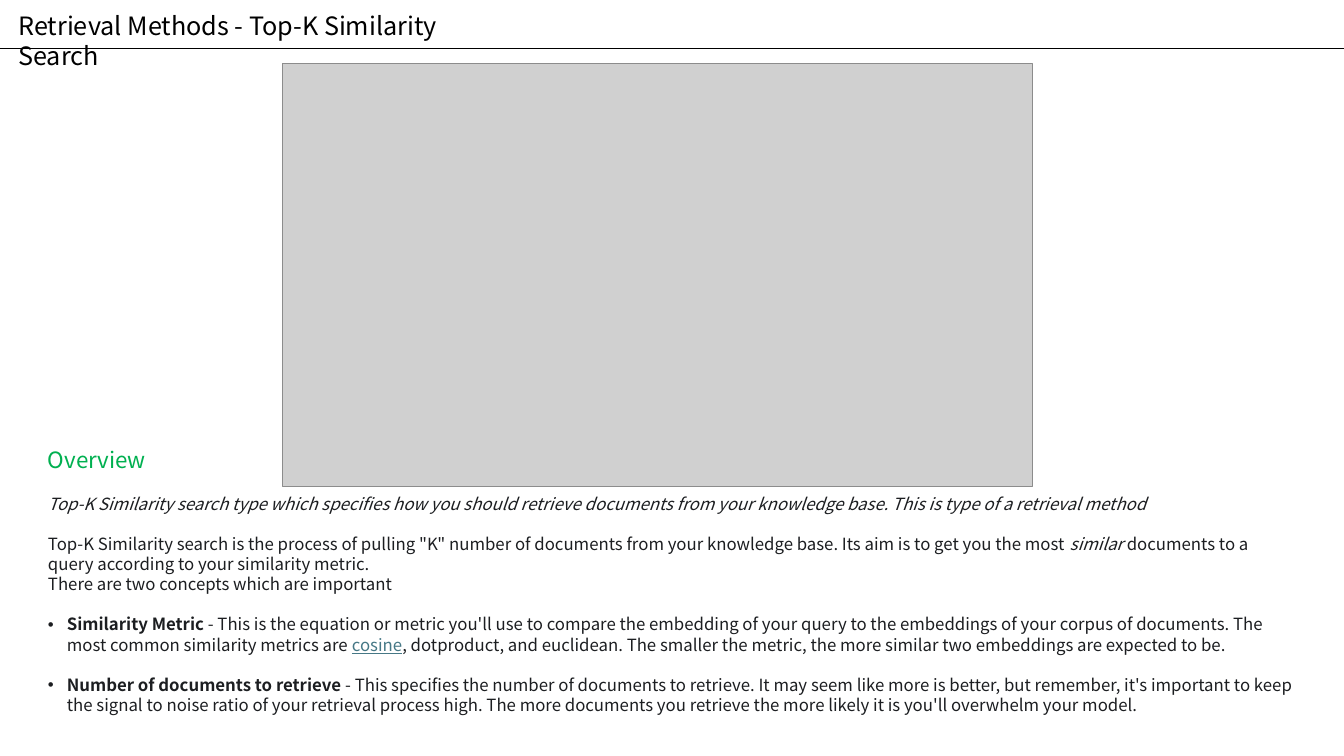
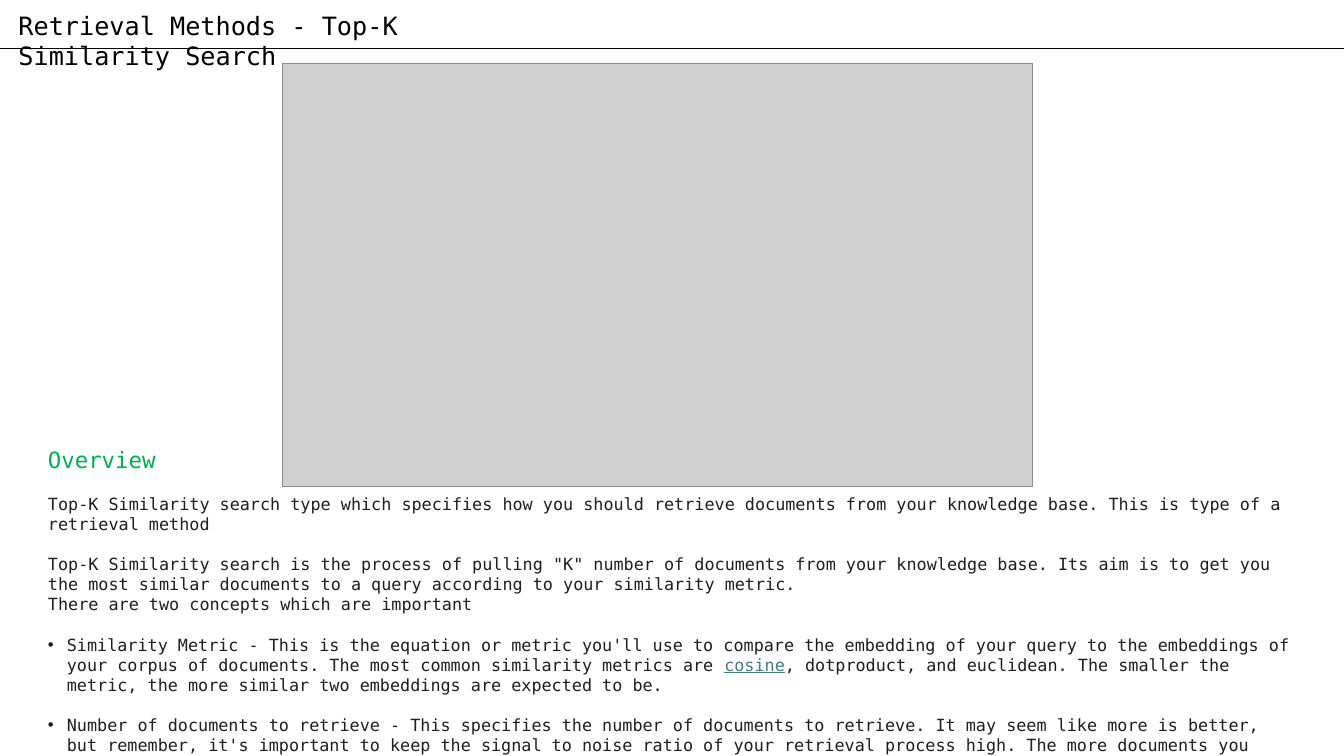
Before and after one commit to acho98/rag-playground, a slide deck: slide 12 of langchain/rag_playground.pptx. Drawn at 1344x756 pixels with LibreOffice and Linux fonts; fonts in the diff are those of the drawing; grey boxes stand for pictures. Boxes give left, top, right and bottom in pixels: in the first picture for what was removed or moved away, otherwise in the second. Text is boxed around its words. In the diff, an @@ line names an element or a change of style, - is before the commit and + after.

```diff
--- a/langchain/rag_playground.pptx
+++ b/langchain/rag_playground.pptx
@@ text "Retrieval Methods - Top-K Similarity ..." at [18,15,398,71]: font Noto Sans CJK KR to DejaVu Sans Mono @@
@@ text "Overview" at [48,451,1289,755]: font Noto Sans CJK KR to DejaVu Sans Mono; italic off in "Top-K Similarity search type which specifies how ...", "similar"; bold off in "Similarity Metric", "Number of documents to retrieve" @@
```
Also in this commit, not shown: 13 other slides changed, 3 slides added, 1 other file.
